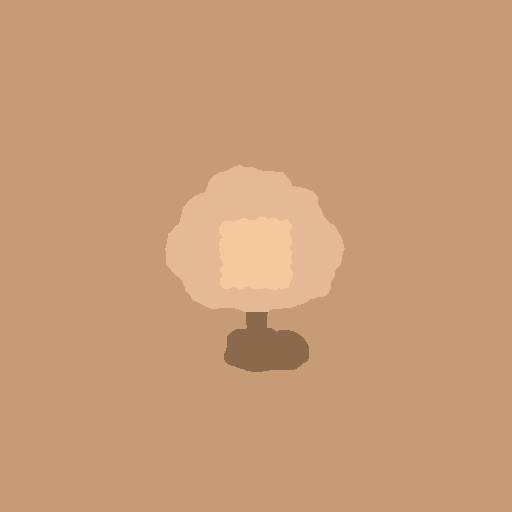
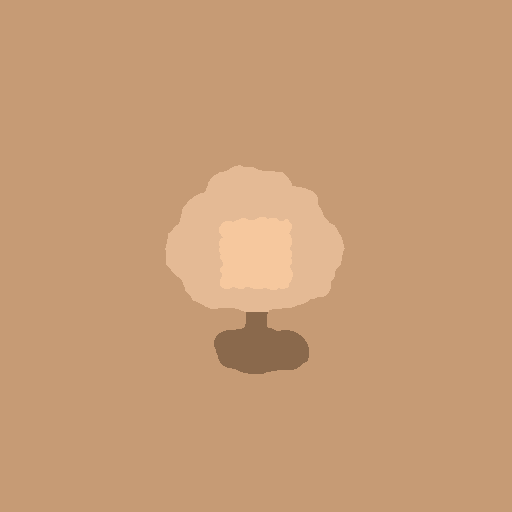
Layered file, before and after one edit (512 × 512). Changes by layer:
painted on "Environment.png" over <box>214,324,309,374</box>
